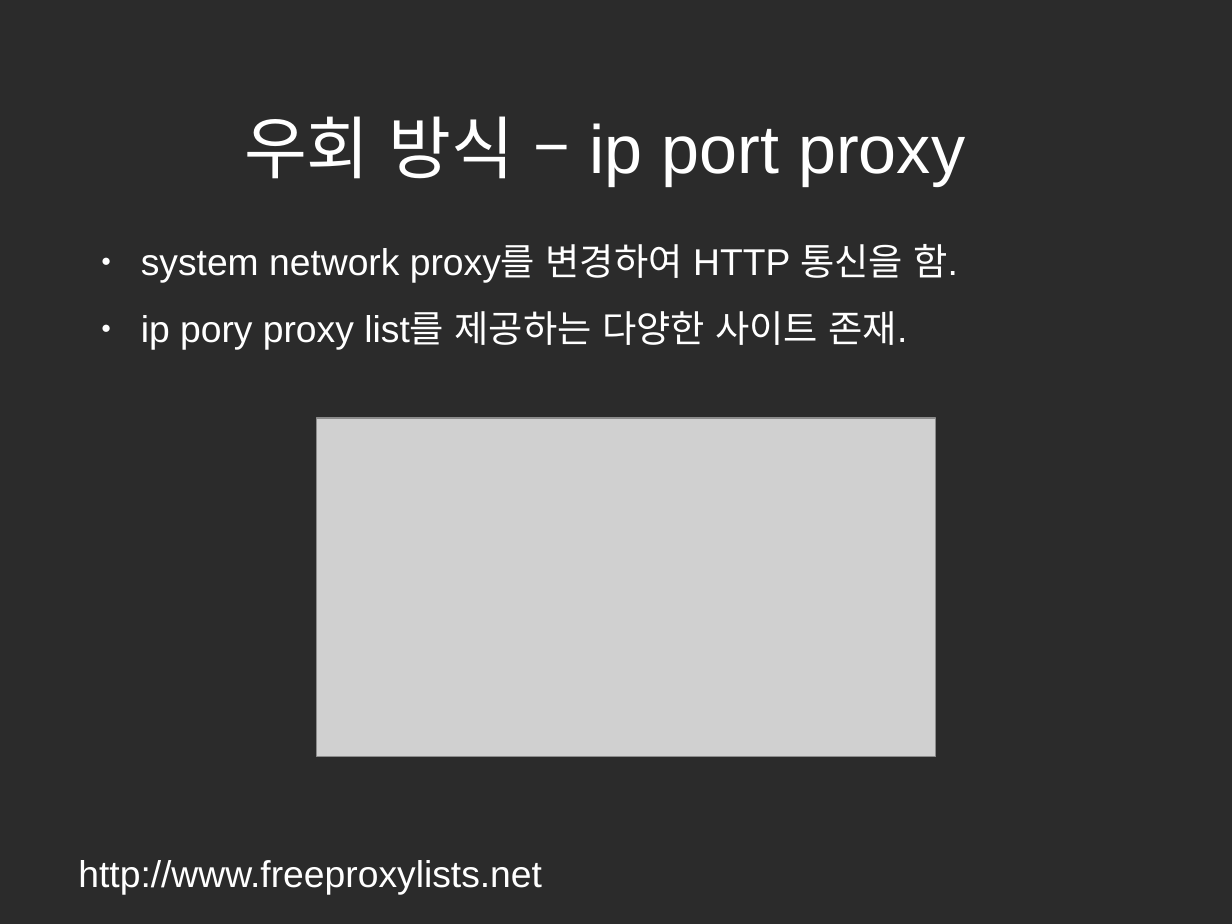
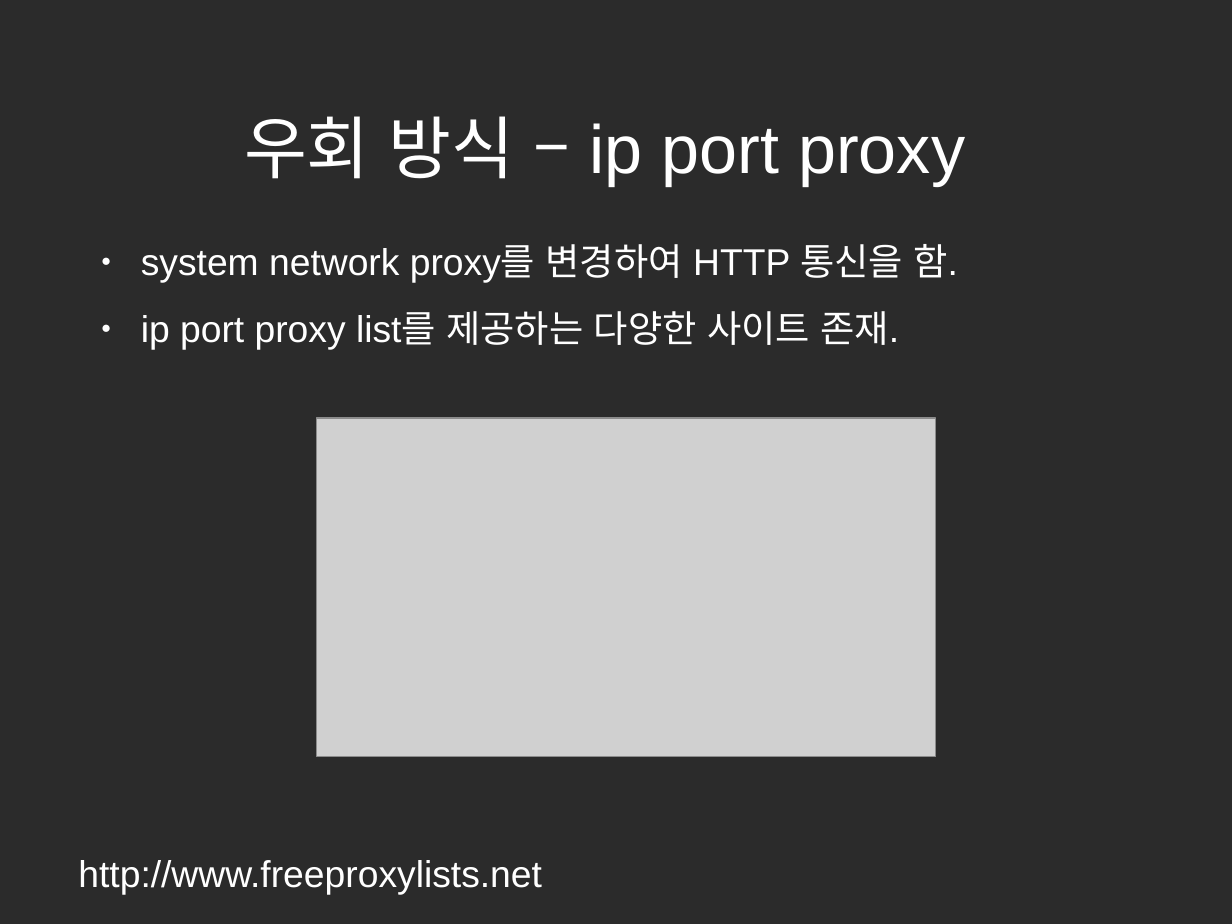
Before and after one commit to gilgil1973/su, a slide deck: slide 18 of doc/presentation/site_unblocker_presentation_kr.odp. Drawn at 1232x924 pixels with LibreOffice and Linux fonts; fonts in the diff are those of the drawing; grey boxes stand for pictures; background and template pictures are left out; a plain dark background stands for a picture behind light text. Boxes give left, top, right and bottom in pixels: in the first picture for what was removed or moved away, otherwise in the second. Text is boxed around its words. In the diff, an @@ line names an element or a change of style, - is before the commit and + after.

```diff
--- a/doc/presentation/site_unblocker_presentation_kr.odp
+++ b/doc/presentation/site_unblocker_presentation_kr.odp
@@ text at (141, 311, 899, 349): text changed @@
-● ip pory proxy list를 제공하는 다양한 사이트 존재.
+● ip port proxy list를 제공하는 다양한 사이트 존재.
```
Also in this commit, not shown: 5 other slides changed.
